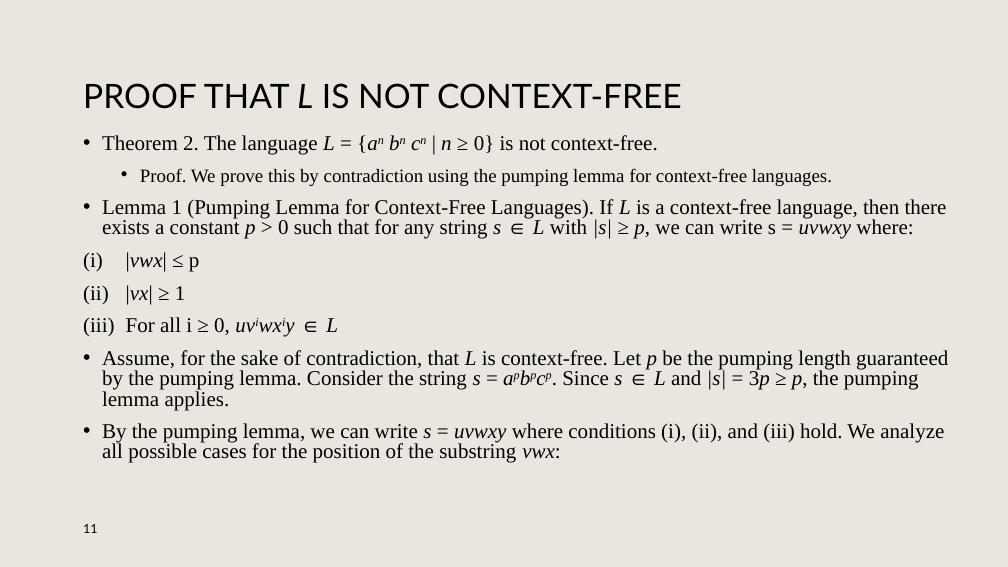
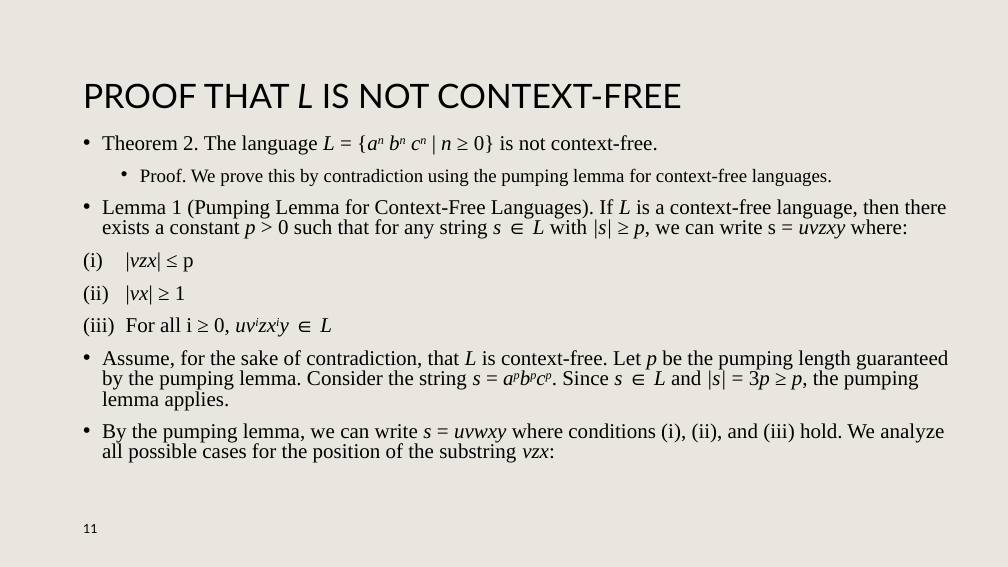
Before and after one commit to TANISHAAHUJA/comp-382assignment2, a slide deck: slide 11 of Comp382_ON1_A2_T1.pptx. Drawn at 1008x567 pixels with LibreOffice and Linux fonts; fonts in the diff are those of the drawing; background and template pictures are left out. Boxes give left, top, right and bottom in pixels: in the first picture for what was removed or moved away, otherwise in the second. Text is boxed around its words. In the diff, an @@ line names an element or a change of style, - is before the commit and + after.

Commit message:
presentation slides
fixed w -> z in proof

```diff
--- a/Comp382_ON1_A2_T1.pptx
+++ b/Comp382_ON1_A2_T1.pptx
@@ text at (102, 199, 947, 272): text changed @@
-• Lemma 1 (Pumping Lemma for Context-Free Languages). If L is a context-free language, then there exists a constant p > 0 such that for any string s ∈ L with |s| ≥ p, we can write s = uvwxy where:
-(i) |vwx| ≤ p
+• Lemma 1 (Pumping Lemma for Context-Free Languages). If L is a context-free language, then there exists a constant p > 0 such that for any string s ∈ L with |s| ≥ p, we can write s = uvzxy where:
+(i) |vzx| ≤ p
@@ text at (126, 317, 332, 335): text changed @@
-(iii) For all i ≥ 0, uviwxiy ∈ L
+(iii) For all i ≥ 0, uvizxiy ∈ L
@@ text at (102, 423, 944, 463): text changed @@
-• By the pumping lemma, we can write s = uvwxy where conditions (i), (ii), and (iii) hold. We analyze all possible cases for the position of the substring vwx:
+• By the pumping lemma, we can write s = uvwxy where conditions (i), (ii), and (iii) hold. We analyze all possible cases for the position of the substring vzx:
```
Also in this commit, not shown: 1 other slide changed.
